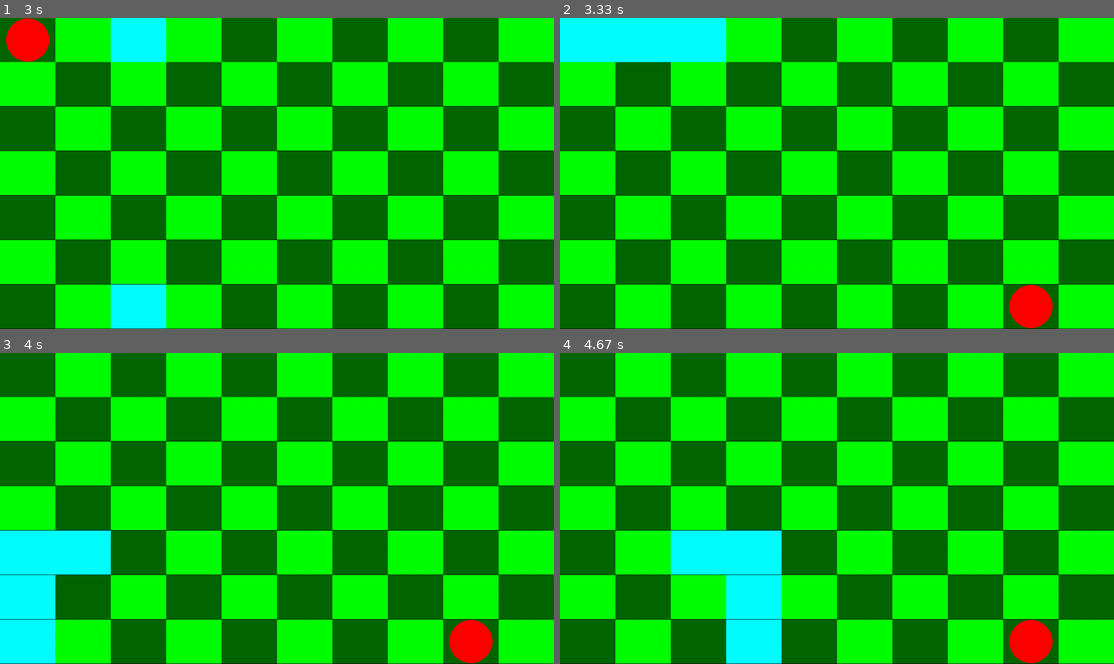
Above: before the commit, frames 1-4 (two rows, left to right).
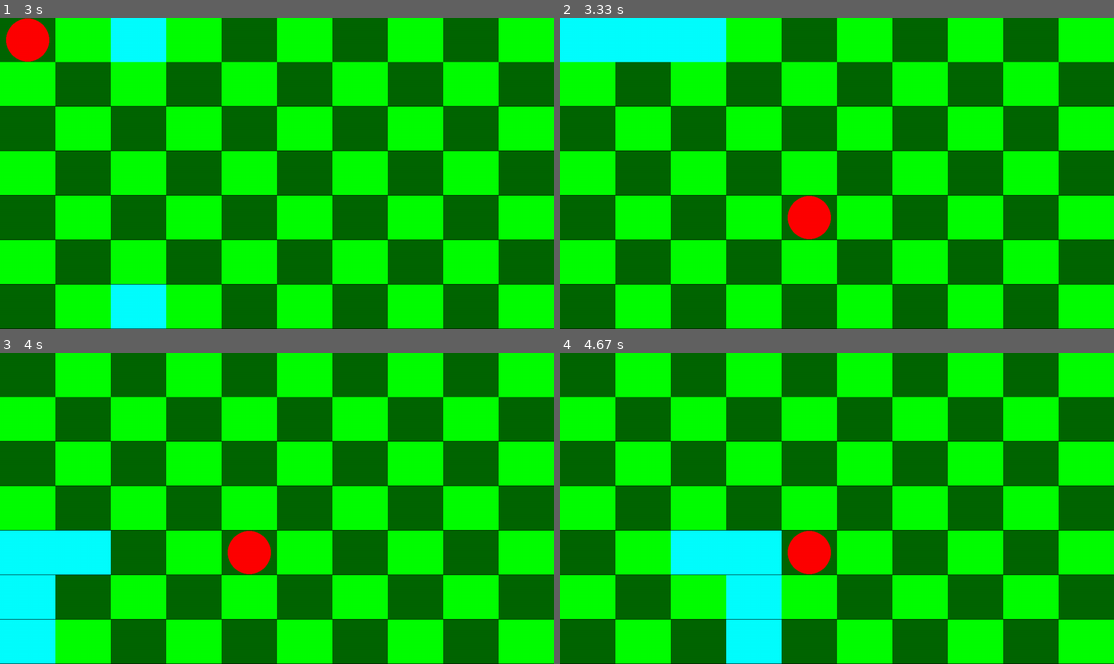
Above: after the commit, the same moments.

Repository: aphTu/Snake-Pygame
Game: pygame game, started from main.py
Two runs of this game, one before a commit and one after it. Both use one fixed random seed, a clock stepped at 60 frames per second and the inputs below.
Inputs:
- Up to frame 1 (3 s): tap W at 0.33 s; hold Right 0.67-1.13 s; hold Up 1.17-1.47 s; hold Right 1.5-1.97 s; hold Left 2-2.53 s; hold Down 2.57-2.87 s; hold Left from 2.9 s (still down)
- Up to frame 2 (3.33 s): release Left at 3.3 s
- Up to frame 3 (4 s): hold Up 3.33-3.7 s; hold Right from 3.73 s (still down)
- Up to frame 4 (4.67 s): release Right at 4.37 s; hold Down from 4.4 s (still down)

Frame 1 is identical in both runs. In frame 2, 1.7% of the frame differs, in the area x 41-89%, y 57-100%; in frame 3, 1.7%; in frame 4, 1.7%.

Commit message:
Changed apple.py and main.py
Made it so that apple.py newPosition function takes in a boundary_list.
This is to fix the issue of the apple spawning out of bound and counting
it a valid position

Diff:
--- a/apple.py
+++ b/apple.py
@@ -32,18 +32,20 @@
      self.eaten = True
 
   # this generate the new position
-  def newPosition(self, board_length, board_width, snake_position, snake_size):
+  def newPosition(self, board_length, board_width, snake_position, snake_size, boundary_list):
     if not self.eaten:
       return
     chosenPosition = (random.randint(0,board_length)*snake_size[0] + self.scale[0], random.randint(0, board_width) *snake_size[1] +self.scale[1])
-    while not self.isValidPosition(snake_position, chosenPosition, snake_size):
+    while not self.isValidPosition(snake_position, chosenPosition, snake_size, boundary_list):
       chosenPosition = (random.randint(0,board_length)*snake_size[0] + self.scale[0], random.randint(0, board_width) *snake_size[1] +self.scale[1])
     self.updatePositionX(chosenPosition[0])
     self.updatePositionY(chosenPosition[1])
 
 
   # this check if the new position is an invalid position
-  def isValidPosition(self, snake_position, chosenPosition, snake_size):
+  def isValidPosition(self, snake_position, chosenPosition, snake_size, boundary_list):
+    if chosenPosition[0] < 0 or chosenPosition[0] > boundary_list[1][0] or chosenPosition[1] < 0 or chosenPosition[1] > boundary_list[1][1]:
+      return False
     invalid_position = set(snake_position.copy())
     invalid_position.add((self.position_x, self.position_y))
 
@@ -75,4 +77,5 @@
     invalid_position.update(dr)
     if chosenPosition in invalid_position:
       return False
+    print(invalid_position)
     return True
--- a/main.py
+++ b/main.py
@@ -58,7 +58,7 @@
         pass
   snake.hitApple(apple)
   if apple.eaten:
-    apple.newPosition(10,7, snake.getPosition(), snake_size)
+    apple.newPosition(10,7, snake.getPosition(), snake_size, board.getBoundary())
     apple.updateEaten()
   time_elapsed+=dt
   pygame.display.update()
